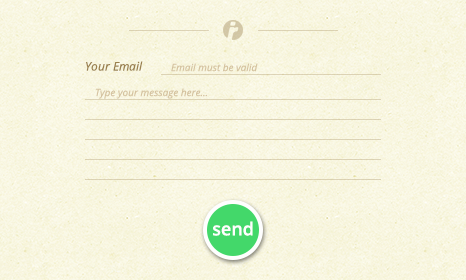
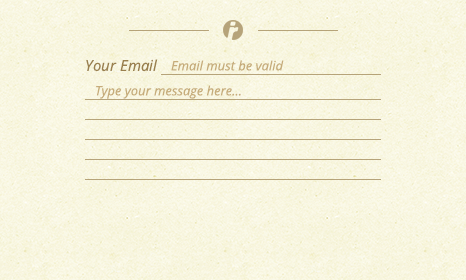
Comparing the layer stacks of the two 466px x 280px images. Changes:
"Header line copy": opacity 30% → 70% over bbox(258, 30, 338, 31)
"Header line": opacity 30% → 70% over bbox(129, 30, 209, 31)
"Logo": opacity 40% → 70% over bbox(223, 20, 243, 40)
painted on "Email" over bbox(86, 59, 158, 72)
painted on "Email must be..." over bbox(171, 60, 284, 72)
painted on "Type your..." over bbox(95, 85, 241, 99)
"Line copy 5": opacity 30% → 70% over bbox(85, 179, 381, 180)
"Line copy 4": opacity 30% → 70% over bbox(85, 159, 381, 160)
"Line copy 3": opacity 30% → 70% over bbox(85, 139, 381, 140)
"Line copy 2": opacity 30% → 70% over bbox(85, 119, 381, 120)
"Line copy": opacity 30% → 70% over bbox(85, 99, 381, 100)
"Line": opacity 30% → 70% over bbox(161, 74, 381, 75)
hid "send" over bbox(213, 221, 253, 236)
hid "Ellipse 2" over bbox(203, 200, 263, 260)
